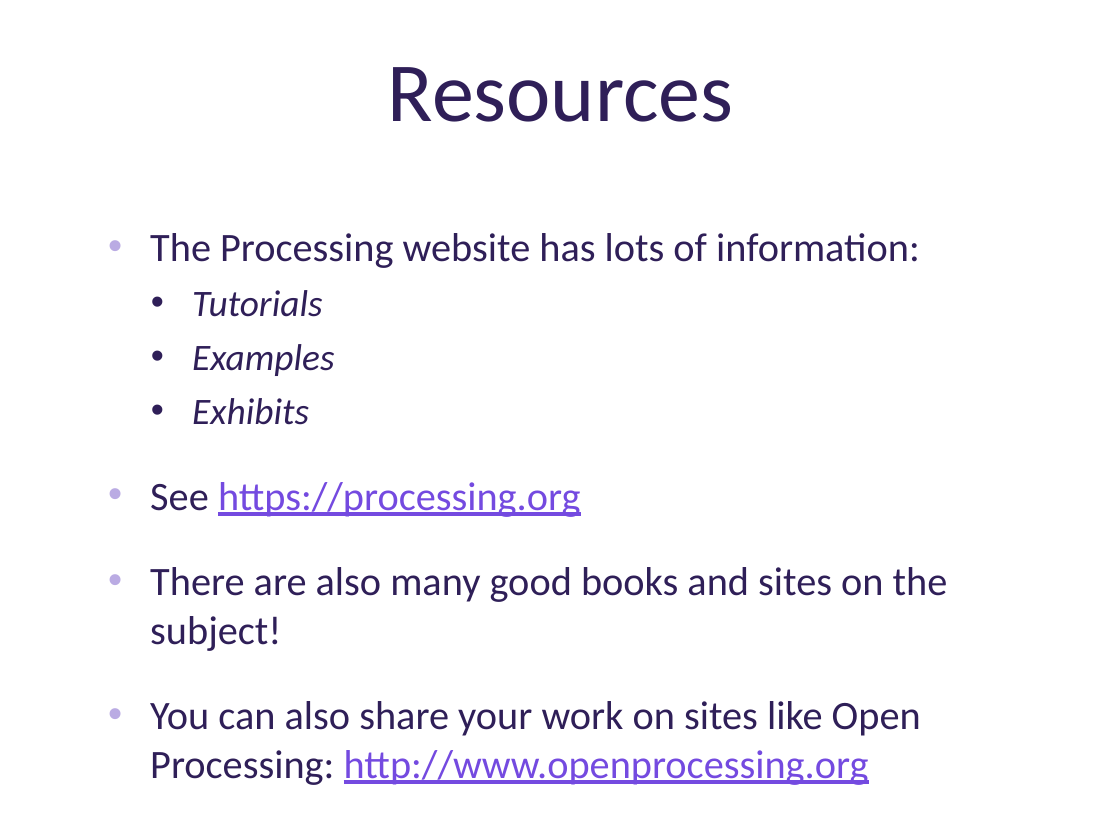
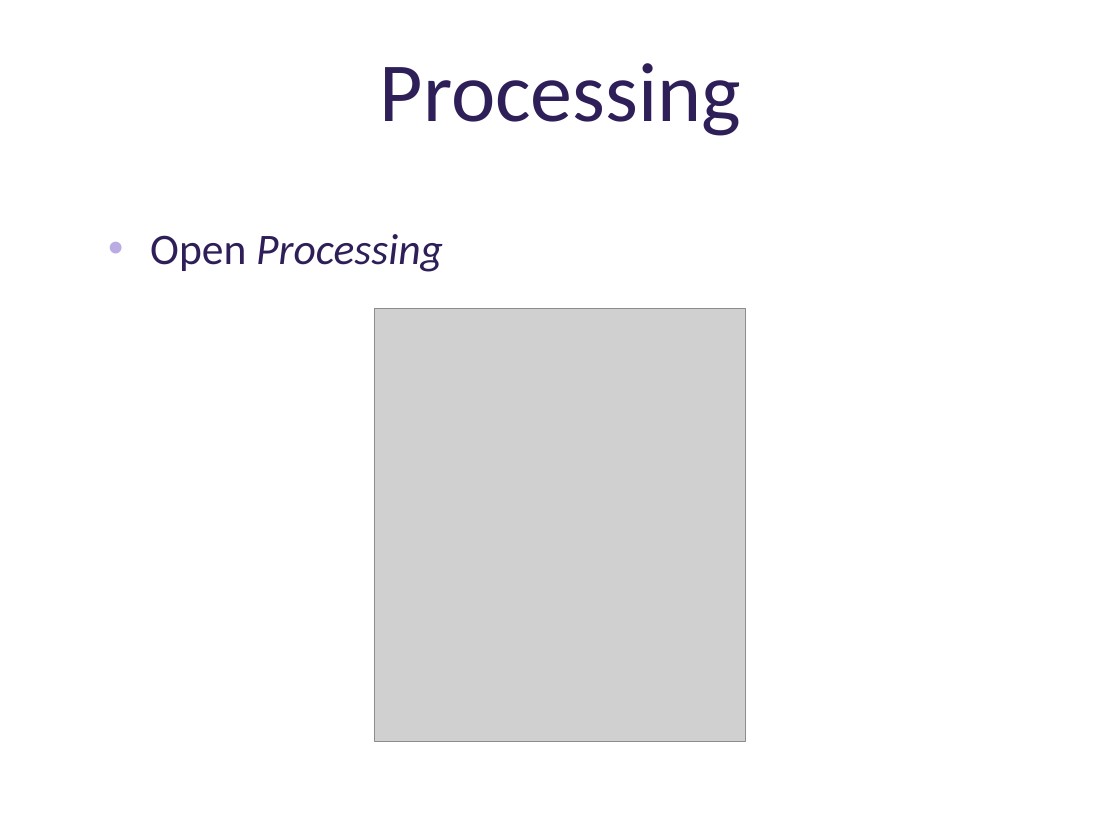
Before and after one commit to deenaengel/TF3_ProcessingSlides, a slide deck: slide 6 of Processing_Presentation_TF3_DE_notes.pptx (slide 3 before the commit). Drawn at 1120x840 pixels with LibreOffice and Linux fonts; fonts in the diff are those of the drawing; grey boxes stand for pictures; background and template pictures are left out. Boxes give left, top, right and bottom in pixels: in the first picture for what was removed or moved away, otherwise in the second. Text is boxed around its words. In the diff, an @@ line names an element or a change of style, - is before the commit and + after.

```diff
--- a/Processing_Presentation_TF3_DE_notes.pptx
+++ b/Processing_Presentation_TF3_DE_notes.pptx
@@ title at (380, 63, 741, 136): text changed @@
-Resources
+Processing
@@ text at (150, 234, 443, 272): text changed; size 25.9 to 28 pt; italic on @@
-• The Processing website has lots of information:
-  • Tutorials
-  • Examples
-  • Exhibits
-• See https://processing.org
-• There are also many good books and sites on the subject!
-• You can also share your work on sites like Open Processing: http://www.openprocessing.org
+• Open Processing
@@ picture added at (374, 309, 746, 741) @@
```
Also in this commit, not shown: 1 other slide changed, 16 slides added, 1 slide removed.
